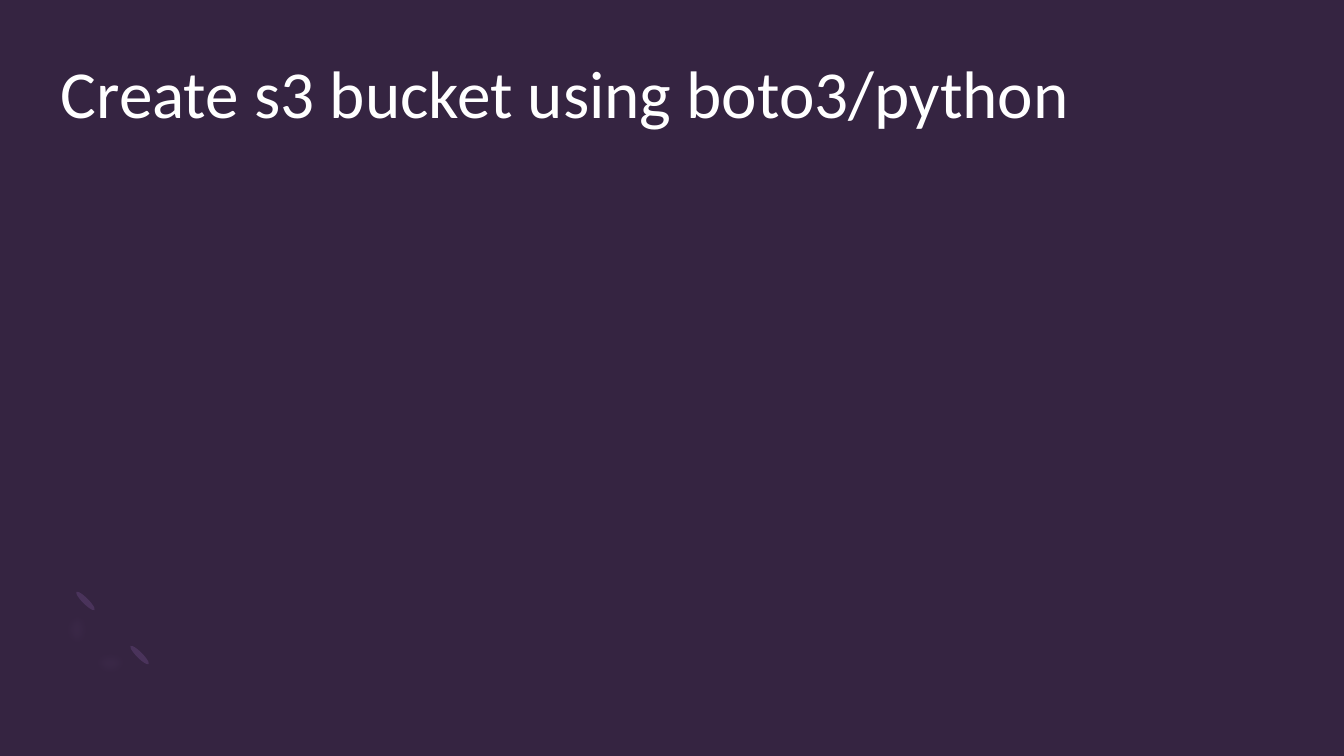
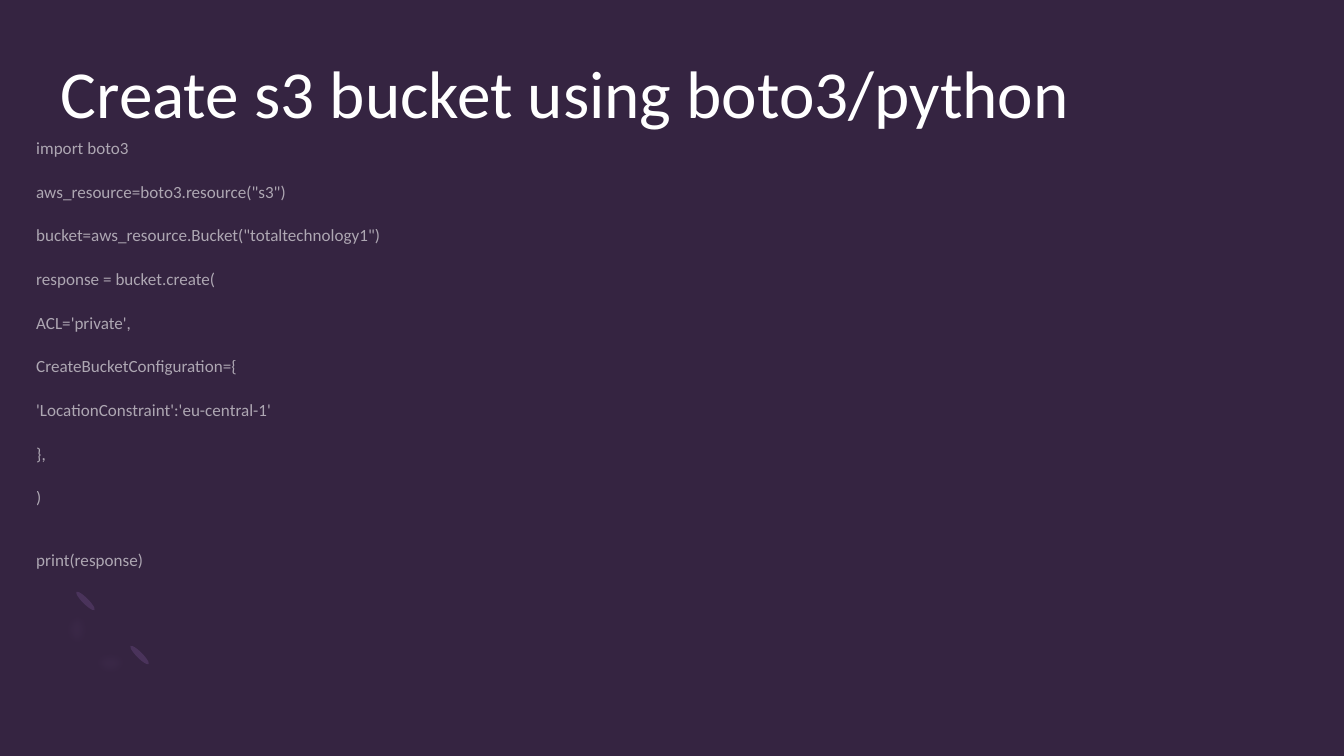
Before and after one commit to ronidas39/awsboto3, a slide deck: slide 5 of tutorial1.pptx. Drawn at 1344x756 pixels with LibreOffice and Linux fonts; fonts in the diff are those of the drawing. Boxes give left, top, right and bottom in pixels: in the first picture for what was removed or moved away, otherwise in the second. Text is boxed around its words. In the diff, an @@ line names an element or a change of style, - is before the commit and + after.

```diff
--- a/tutorial1.pptx
+++ b/tutorial1.pptx
@@ text added at (36,142,380,569), 12.2 pt, text #FFFFFF at 60% opacity @@
+import boto3
+aws_resource=boto3.resource("s3")
+bucket=aws_resource.Bucket("totaltechnology1")
+response = bucket.create(
+ACL='private',
+CreateBucketConfiguration={
+'LocationConstraint':'eu-central-1'
+},
+)
+print(response)
```
Also in this commit, not shown: 2 other slides changed, 3 other files.
